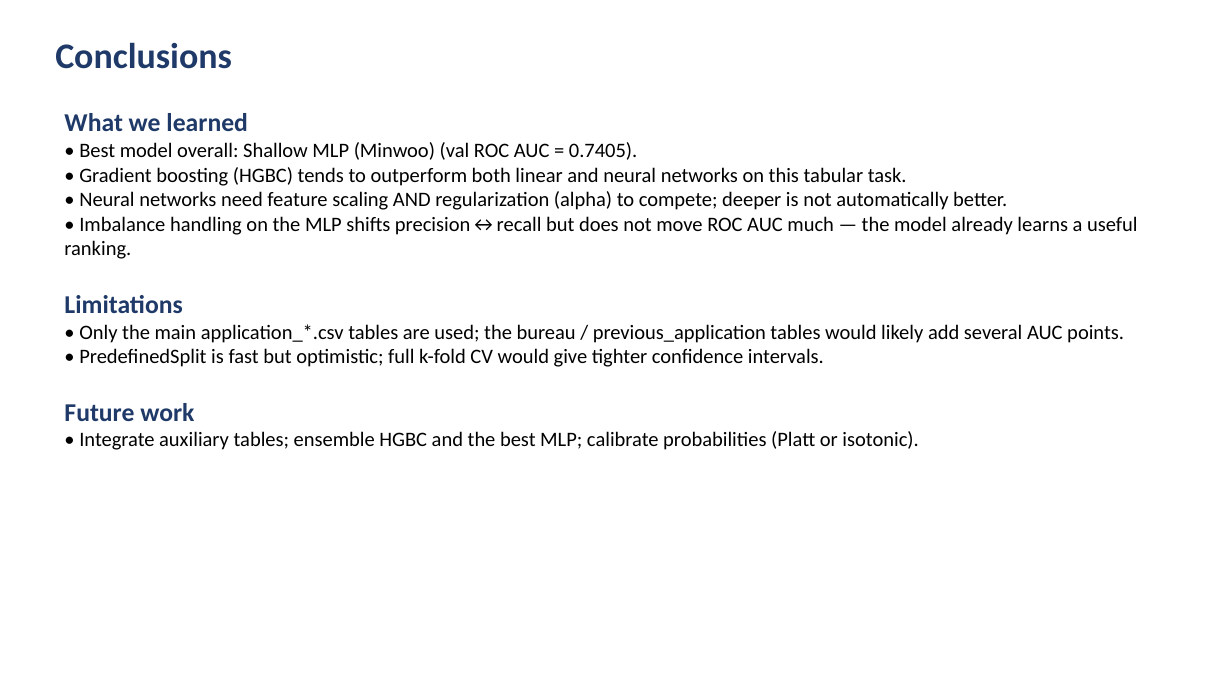
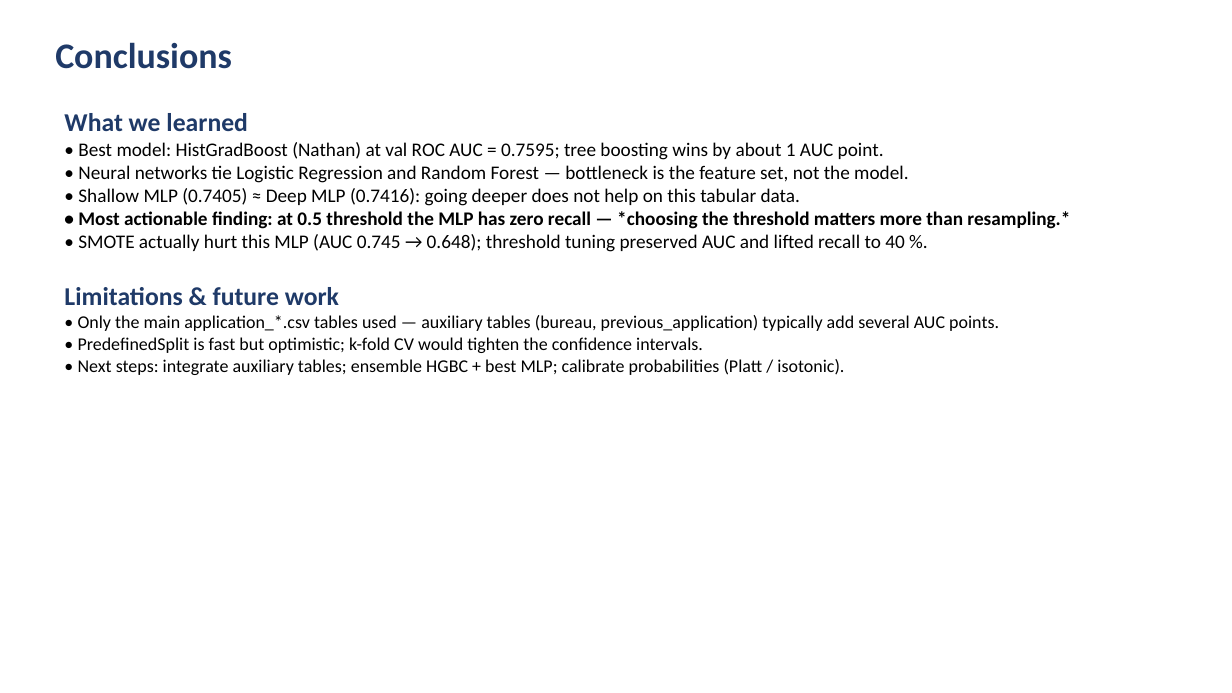
Before and after one commit to ymw0414/loan-default-imbalance-classification, a slide deck: slide 9 of slides/final_presentation.pptx. Drawn at 1232x693 pixels with LibreOffice and Linux fonts; fonts in the diff are those of the drawing. Boxes give left, top, right and bottom in pixels: in the first picture for what was removed or moved away, otherwise in the second. Text is boxed around its words. In the diff, an @@ line names an element or a change of style, - is before the commit and + after.

Commit message:
Notebook execution complete + final slides + recording script
Results:
- HistGradBoost wins (val AUC 0.7595)
- Logistic Regression 0.7487, Random Forest 0.7470
- Deep MLP 0.7416, Shallow MLP 0.7405
- Imbalance study: at threshold 0.5, MLP has 0 recall
- SMOTE hurt MLP AUC (0.745 -> 0.648)
- Threshold tuning at 0.164: precision 0.24, recall 0.40, F1 0.30
- Insight: choosing the threshold matters more than resampling

Artifacts: 5 CV CSVs, imbalance_compare.csv, combined_model_comparison.csv,
submission CSV, 3 chart PNGs, 10-slide deck, recording script.

```diff
--- a/slides/final_presentation.pptx
+++ b/slides/final_presentation.pptx
@@ text at (x1=64, y1=142, x2=1070, y2=375): text changed; size 16 to 15 pt @@
-• Best model overall: Shallow MLP (Minwoo) (val ROC AUC = 0.7405).
-• Gradient boosting (HGBC) tends to outperform both linear and neural networks on this tabular task.
-• Neural networks need feature scaling AND regularization (alpha) to compete; deeper is not automatically better.
-• Imbalance handling on the MLP shifts precision↔recall but does not move ROC AUC much — the model already learns a useful ranking.
-Limitations
-• Only the main application_*.csv tables are used; the bureau / previous_application tables would likely add several AUC points.
-• PredefinedSplit is fast but optimistic; full k-fold CV would give tighter confidence intervals.
-Future work
-• Integrate auxiliary tables; ensemble HGBC and the best MLP; calibrate probabilities (Platt or isotonic).
+• Best model: HistGradBoost (Nathan) at val ROC AUC = 0.7595; tree boosting wins by about 1 AUC point.
+• Neural networks tie Logistic Regression and Random Forest — bottleneck is the feature set, not the model.
+• Shallow MLP (0.7405) ≈ Deep MLP (0.7416): going deeper does not help on this tabular data.
+• Most actionable finding: at 0.5 threshold the MLP has zero recall — *choosing the threshold matters more than resampling.*
+• SMOTE actually hurt this MLP (AUC 0.745 → 0.648); threshold tuning preserved AUC and lifted recall to 40 %.
+Limitations & future work
+• Only the main application_*.csv tables used — auxiliary tables (bureau, previous_application) typically add several AUC points.
+• PredefinedSplit is fast but optimistic; k-fold CV would tighten the confidence intervals.
+• Next steps: integrate auxiliary tables; ensemble HGBC + best MLP; calibrate probabilities (Platt / isotonic).
```
Also in this commit, not shown: 3 other slides changed, 15 other files.
